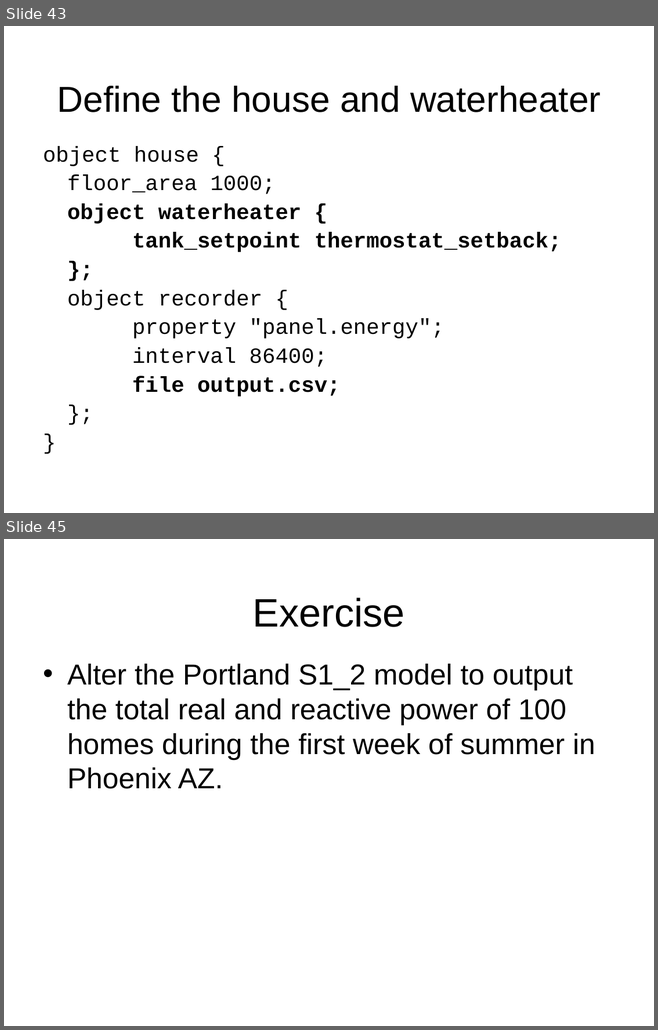
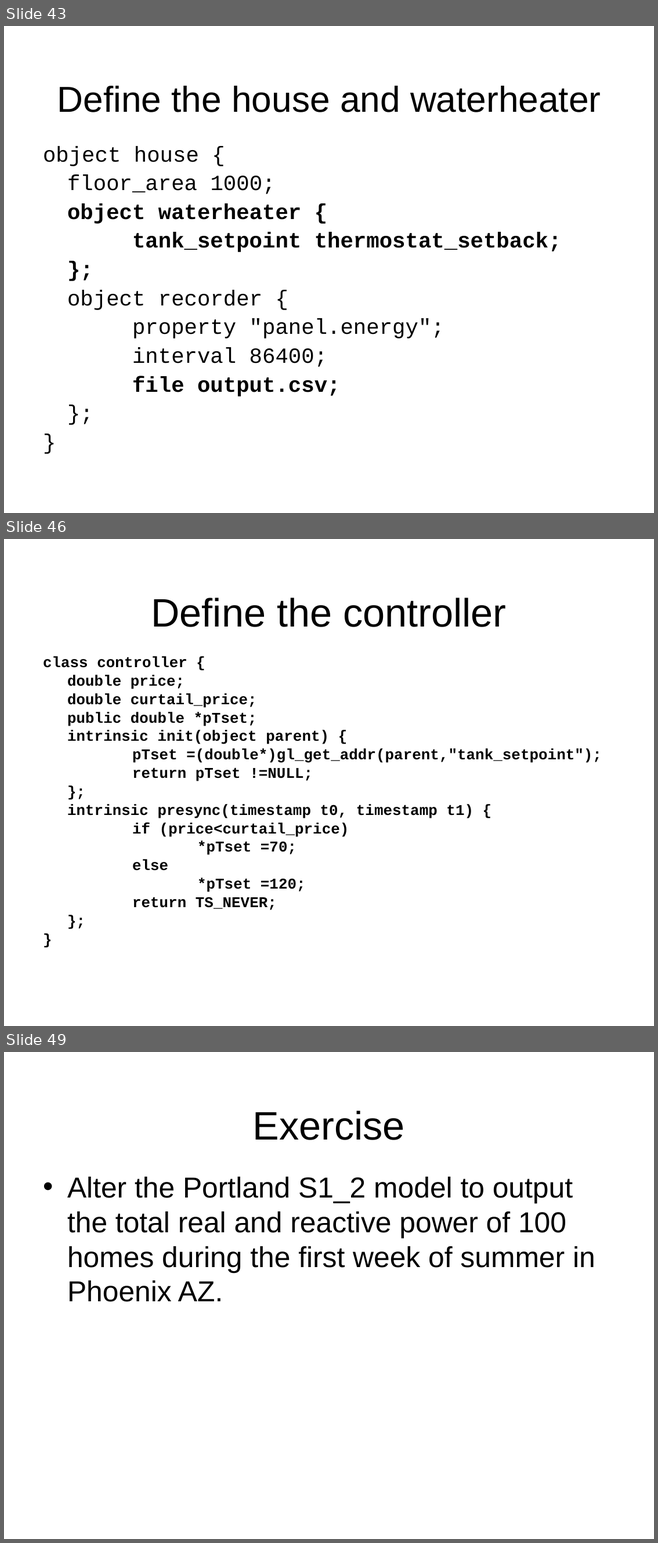
Before and after one commit to gridlab-d/course, a slide deck: Short/1 - Residential.ppt. Shown one above the other, each under a label of ours: slides 43 and 45 before the commit, slides 43, 46 and 49 after it; the slides between them are not shown. The pictures are 658x1030 and 658x1543 pixels, drawn with LibreOffice and Linux fonts; fonts in the diff are those of the drawing; background and template pictures are left out. Boxes give left, top, right and bottom in pixels: in the first picture for what was removed or moved away, otherwise in the second. Text is boxed around its words. In the diff, an @@ line names an element or a change of style, - is before the commit and + after.

```diff
--- a/Short/1 - Residential.ppt
+++ b/Short/1 - Residential.ppt
@@ slide 46 added at <box>4,539,654,1026</box>, background picture (left out) @@
@@ title added at <box>151,598,506,627</box>, 44 pt, text #000000 @@
+Define the controller
@@ text added at <box>43,656,601,910</box>, 16.6 pt, text #000000, bold @@
+class controller {
+double price;
+double curtail_price;
+public double *pTset;
+intrinsic init(object parent) {
+pTset =(double*)gl_get_addr(parent,"tank_setpoint");
+return pTset !=NULL;
+};
+intrinsic presync(timestamp t0, timestamp t1) {
+if (price<curtail_price)
+*pTset =70;
+else
+*pTset =120;
+return TS_NEVER;
+};
+}
@@ what was slide 45 is now slide 49 @@
```
Also in this commit, not shown: 4 other slides added, 1 slide removed.
